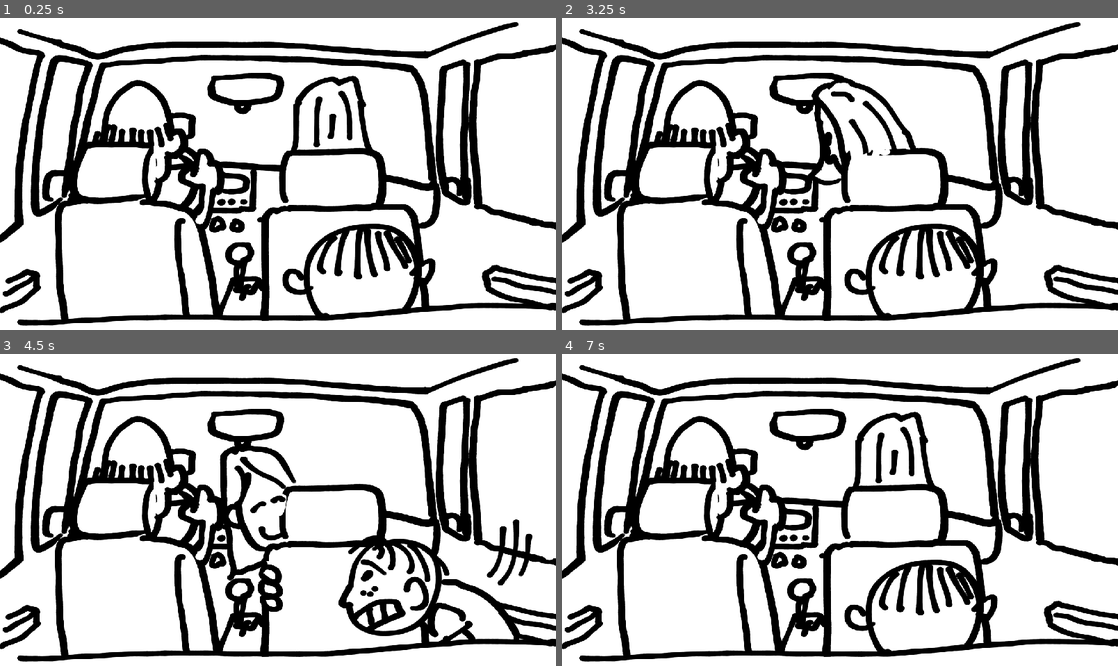
Above: before the commit, frames 1-4 (two rows, left to right).
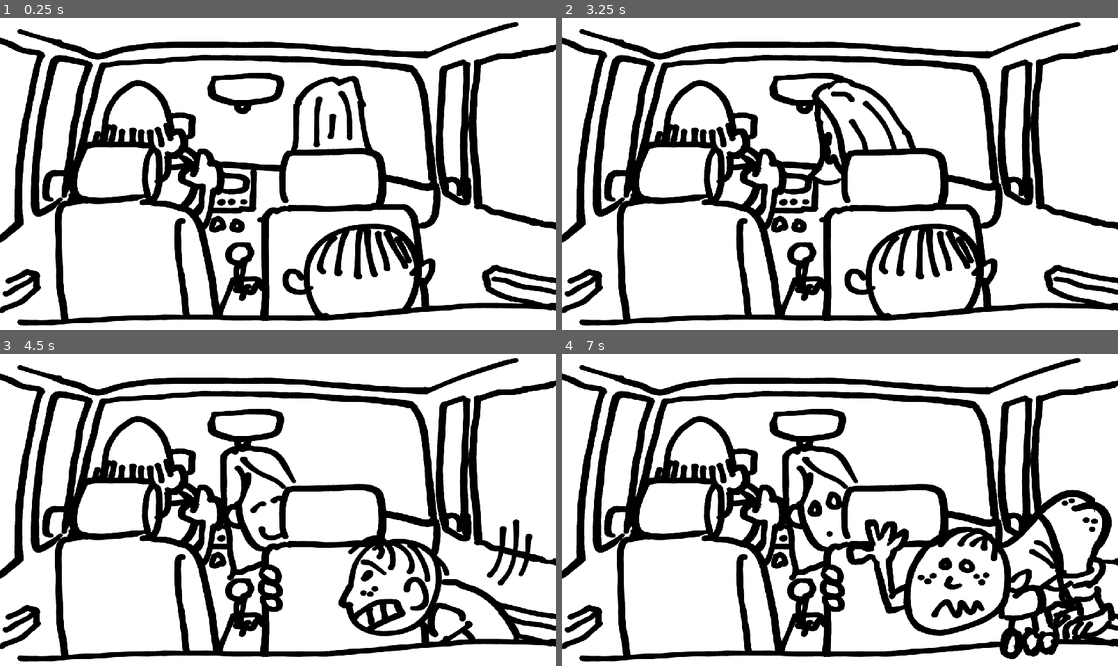
Above: after the commit, the same moments.

Repository: skarnl/godot--gwj48
Game: Godot game, scene res://screens/splash.tscn
The game is run twice, just before and just after one commit, with the same random seed, the same clock (stepped at 60 frames per second) and the same inputs.
Inputs:
- Up to frame 1 (0.25 s): no input
- Up to frame 2 (3.25 s): tap Enter (ui_accept) at 0.5, 1.35, 1.52, 1.82, 2.85, 3.02 s; hold Enter (ui_accept) 0.53-1.28 s; hold Enter (ui_accept) 2.03-2.78 s
- Up to frame 3 (4.5 s): tap Enter (ui_accept) at 3.32, 4.35 s; hold Enter (ui_accept) 3.53-4.28 s
- Up to frame 4 (7 s): tap Enter (ui_accept) at 4.52, 4.82, 5.85, 6.02, 6.32 s; hold Enter (ui_accept) 5.03-5.78 s; hold Enter (ui_accept) from 6.53 s (still down)

The runs differ from the first frame. In frame 1, 0.1% of the frame differs, in the area x 10-37%, y 40-67%; in frame 2, 0.3%; in frame 3, 0.2%; in frame 4, 12%, in the area x 10-100%, y 18-98%.

Commit message:
Correct rendering of assets and detect mooning when mom is watching

Diff:
--- a/entities/mother.gd
+++ b/entities/mother.gd
@@ -2,7 +2,11 @@
 
 signal update_looking_time
 signal looking_started
+signal looking_stopped
 signal busted_sequence_ended
+signal show_hand
+signal hide_hand
+
 
 const TURNING_TIMEOUT1 := 0.2
 const TURNING_TIMEOUT2 := 0.1
@@ -77,8 +81,15 @@
 
 func start_looking() -> void:
 	vis.show_sequence([
-		["turning1", TURNING_TIMEOUT1],
-		["turning2", TURNING_TIMEOUT2],
+		["turning1", TURNING_TIMEOUT1]
+	])
+
+	yield(vis, "sequence_ended")
+
+	emit_signal("show_hand")
+
+	vis.show_sequence([
+		["turning1", TURNING_TIMEOUT2],
 		["looking", 0.3]
 	])
 
@@ -88,7 +99,15 @@
 
 func stop_looking() -> void:
 	vis.show_sequence([
-		["turning2", TURNING_BACK_TIMEOUT1],
+		["turning1", TURNING_BACK_TIMEOUT1],
+	])
+
+	yield(vis, "sequence_ended")
+
+	emit_signal("hide_hand")
+	emit_signal("looking_stopped")
+
+	vis.show_sequence([
 		["turning1", TURNING_BACK_TIMEOUT2],
 		["idle"]
 	])
@@ -99,11 +118,6 @@
 
 
 func _on_timer_timeout() -> void:
-	# timer.stop()
-	print("_on_timer_timeout")
-	print(state)
-
-
 	match state:
 		IDLE:
 			start_looking()
--- a/entities/mother.tscn
+++ b/entities/mother.tscn
@@ -22,42 +22,52 @@
 prefix = "Mother"
 
 [node name="Mother--idle" type="Sprite" parent="VisualContainer"]
+visible = false
 position = Vector2( 640, 640 )
 texture = ExtResource( 2 )
 
 [node name="Mother--looking" type="Sprite" parent="VisualContainer"]
+visible = false
 position = Vector2( 640, 640 )
 texture = ExtResource( 1 )
 
 [node name="Mother--shocked" type="Sprite" parent="VisualContainer"]
+visible = false
 position = Vector2( 640, 640 )
 texture = ExtResource( 3 )
 
 [node name="Mother--angry" type="Sprite" parent="VisualContainer"]
+visible = false
 position = Vector2( 640, 640 )
 texture = ExtResource( 4 )
 
 [node name="Mother--turning1" type="Sprite" parent="VisualContainer"]
+visible = false
 position = Vector2( 640, 640 )
 texture = ExtResource( 8 )
 
 [node name="Mother--turning2" type="Sprite" parent="VisualContainer"]
+visible = false
 position = Vector2( 640, 640 )
 texture = ExtResource( 6 )
 
 [node name="Mother--smile" type="Sprite" parent="VisualContainer"]
+visible = false
 position = Vector2( 640, 640 )
 texture = ExtResource( 10 )
 
 [node name="Mother--para1" type="Sprite" parent="VisualContainer"]
+visible = false
 position = Vector2( 640, 640 )
 texture = ExtResource( 11 )
 
 [node name="Mother--para2" type="Sprite" parent="VisualContainer"]
+visible = false
 position = Vector2( 640, 640 )
 texture = ExtResource( 9 )
 
 [node name="Mother--para3" type="Sprite" parent="VisualContainer"]
+visible = false
 position = Vector2( 640, 640 )
 texture = ExtResource( 7 )
 
--- a/entities/visual_container.gd
+++ b/entities/visual_container.gd
@@ -33,4 +33,7 @@
 		if state.size() > 1:
 			yield(get_tree().create_timer(state[1]), "timeout")
 
+		if state.size() > 2:
+			emit_signal(state[2])
+
 	emit_signal("sequence_ended")
--- a/game/game.gd
+++ b/game/game.gd
@@ -3,7 +3,7 @@
 
 onready var kid := $Kid
 onready var mom := $Mother
-
+onready var hand := $Hand
 
 enum {
 	IDLE,
@@ -13,27 +13,49 @@
 	GAME_OVER
 }
 
+var mom_is_looking := false
+
 var state = IDLE
 
 
 func _ready() -> void:
 	kid.connect("mooning_stopped", self, "_on_Kid_mooning_stopped")
-	mom.connect("looking_started", self, "_on_Mother_looking")
+	mom.connect("show_hand", self, "_on_show_hand")
+	mom.connect("hide_hand", self, "_on_hide_hand")
+	mom.connect("looking_started", self, "_on_Mother_looking_started")
+	mom.connect("looking_stopped", self, "_on_Mother_looking_stopped")
+
+	hand.hide()
+
+
+func _on_show_hand() -> void:
+	hand.show()
+
+
+func _on_hide_hand() -> void:
+	hand.hide()
 
 
 func _input(event: InputEvent) -> void:
 	if event.is_action_pressed("ui_accept") and state == IDLE:
 		_update_state(MOONING)
+
+		if mom_is_looking:
+			yield(get_tree().create_timer(1.0), "timeout")
+
+			_update_state(BUSTED)
+
 	elif event.is_action_released("ui_accept") and state == MOONING:
 		_update_state(STOP_MOONING)
 
 
 func _on_Kid_mooning_stopped() -> void:
-	print("stopped mooning, we are safe")
 	_update_state(IDLE)
 
 
-func _on_Mother_looking() -> void:
+func _on_Mother_looking_started() -> void:
+	mom_is_looking = true
+
 	if state == MOONING:
 		print("BUSTED")
 		_update_state(BUSTED)
@@ -49,6 +71,9 @@
 	else:
 		mom.show_smile()
 
+
+func _on_Mother_looking_stopped() -> void:
+	mom_is_looking = false
 
 
 func _update_state(new_state: int) -> void:
--- a/game/game.tscn
+++ b/game/game.tscn
@@ -6,6 +6,8 @@
 [ext_resource path="res://assets/images/moonr/father-still.png" type="Texture" id=4]
 [ext_resource path="res://entities/kid.tscn" type="PackedScene" id=5]
 [ext_resource path="res://entities/mother.tscn" type="PackedScene" id=6]
+[ext_resource path="res://assets/images/moonr/seats.png" type="Texture" id=7]
+[ext_resource path="res://assets/images/moonr/hand.png" type="Texture" id=8]
 
 [node name="Game" type="Node2D"]
 script = ExtResource( 2 )
@@ -15,11 +17,28 @@
 [node name="Car" type="Sprite" parent="."]
 position = Vector2( 640, 640 )
 texture = ExtResource( 1 )
+__meta__ = {
+"_edit_lock_": true
+}
 
 [node name="Father-still" type="Sprite" parent="."]
 position = Vector2( 640, 640 )
 texture = ExtResource( 4 )
+__meta__ = {
+"_edit_lock_": true
+}
 
 [node name="Mother" parent="." instance=ExtResource( 6 )]
 
+[node name="Seats" type="Sprite" parent="."]
+position = Vector2( 640, 640 )
+texture = ExtResource( 7 )
+__meta__ = {
+"_edit_lock_": true
+}
+
+[node name="Hand" type="Sprite" parent="."]
+position = Vector2( 640, 640 )
+texture = ExtResource( 8 )
+
 [node name="Kid" parent="." instance=ExtResource( 5 )]
Binary file changed: assets/images/moonr/car.png
Binary file added: assets/images/moonr/hand.png
Not shown, added: assets/images/moonr/hand.png.import
Binary file changed: assets/images/moonr/mother--angry.png
Binary file changed: assets/images/moonr/mother--looking.png
Binary file changed: assets/images/moonr/mother--para1.png
Binary file changed: assets/images/moonr/mother--para2.png
Binary file changed: assets/images/moonr/mother--para3.png
Binary file changed: assets/images/moonr/mother--shocked.png
Binary file changed: assets/images/moonr/mother--smile.png
Binary file added: assets/images/moonr/seats.png
Not shown, added: assets/images/moonr/seats.png.import
(and 1 more such lines)
